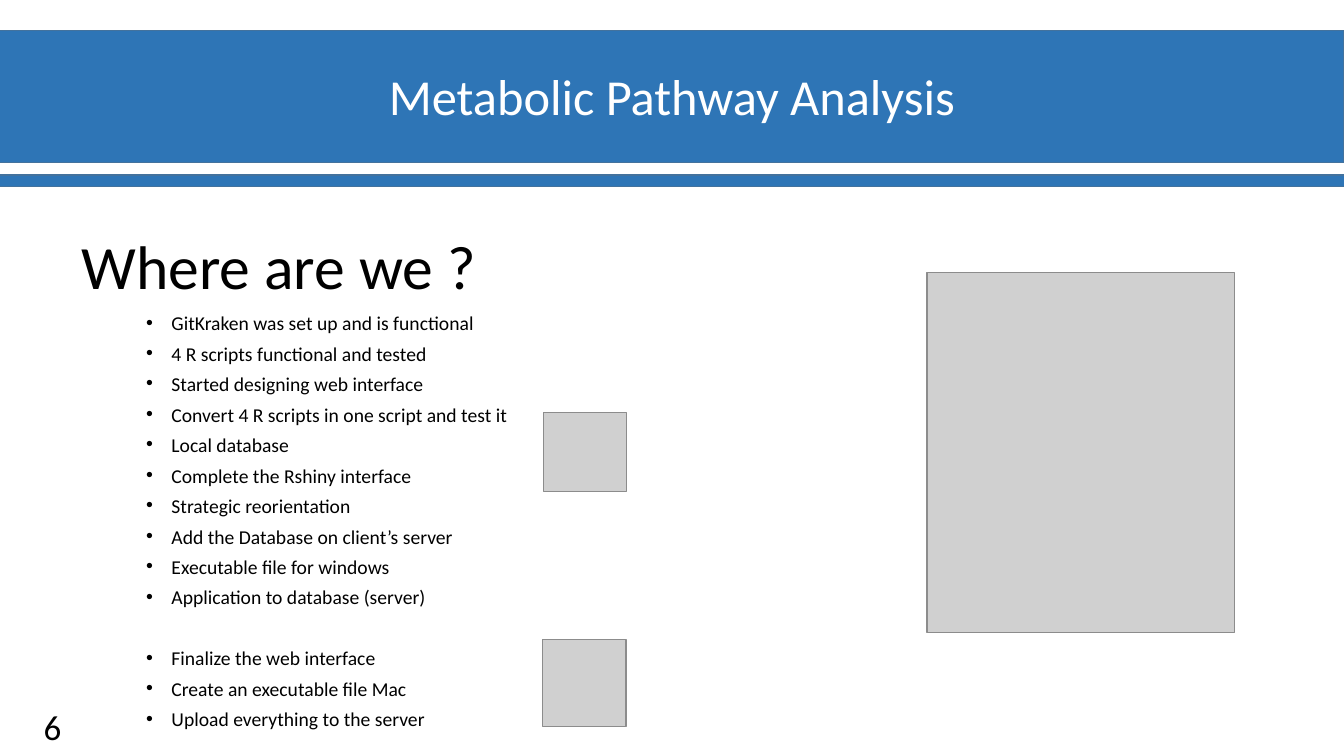
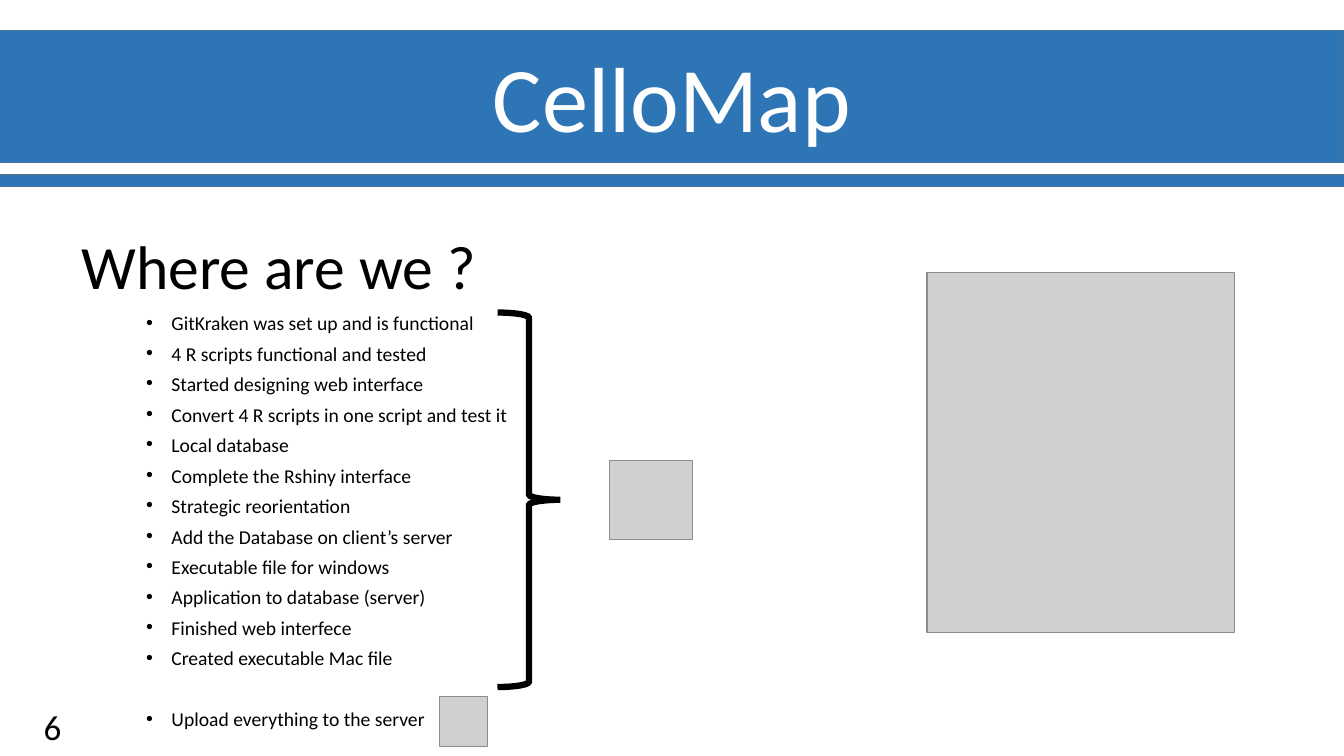
Before and after one commit to Ylefol/projet-INSERM_V5, a slide deck: slide 7 of Slides/Diapos_Suivit_projet.pptx. Drawn at 1344x756 pixels with LibreOffice and Linux fonts; fonts in the diff are those of the drawing; grey boxes stand for pictures; background and template pictures are left out. Boxes give left, top, right and bottom in pixels: in the first picture for what was removed or moved away, otherwise in the second. Text is boxed around its words. In the diff, an @@ line names an element or a change of style, - is before the commit and + after.

```diff
--- a/Slides/Diapos_Suivit_projet.pptx
+++ b/Slides/Diapos_Suivit_projet.pptx
@@ text removed at [389, 80, 955, 123] @@
-Metabolic Pathway Analysis
@@ text added at [493, 68, 851, 147], 66 pt, text #FFFFFF @@
+CelloMap
@@ right brace added at [498, 313, 561, 688], outline #000000 4.5 pt @@
@@ picture: place and size @@
-picture at [543, 412, 626, 492]
+picture at [610, 460, 693, 539]
@@ text at [171, 621, 393, 665]: text changed @@
-• Finalize the web interface
-• Create an executable file Mac
+• Finished web interfece
+• Created executable Mac file
@@ picture: place and size @@
-picture at [542, 640, 626, 727]
+picture at [440, 697, 488, 747]
```
Also in this commit, not shown: 3 other slides changed, 6 slides added, 7 slides removed.
